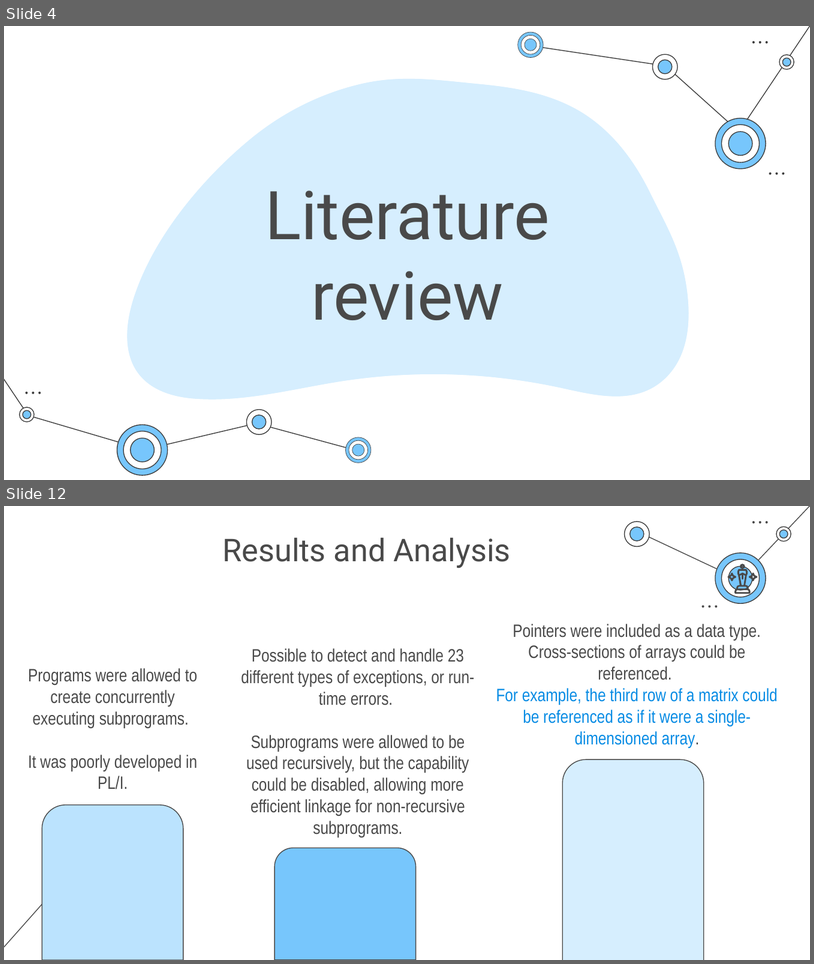
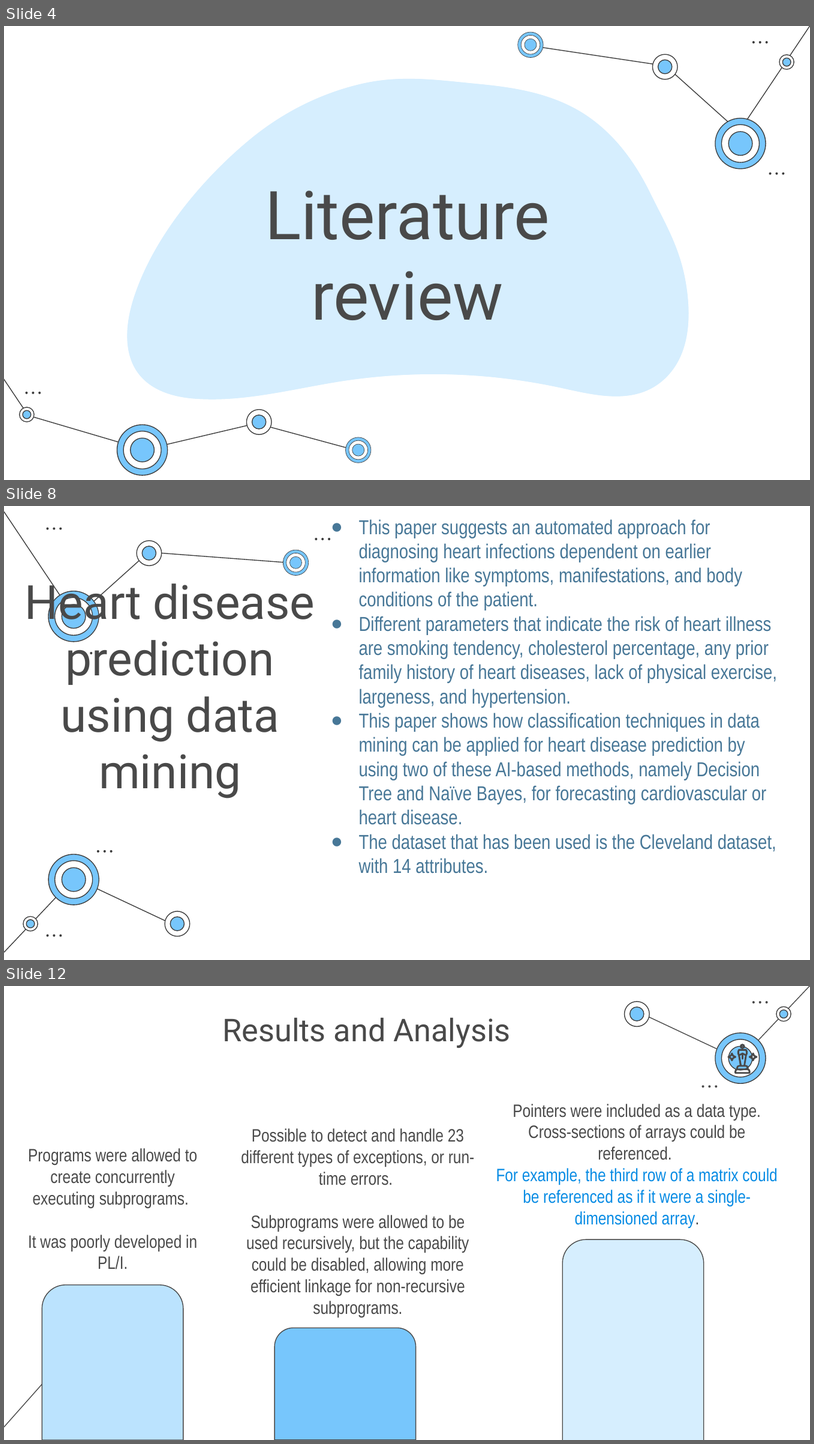
Before and after one commit to NAyeshaKhan/Heart-Disease-Prediction, a slide deck: Heart Disease Prediction System.pptx. Shown one above the other, each under a label of ours: slides 4 and 12 before the commit, slides 4, 8 and 12 after it; the slides between them are not shown. The pictures are 814x964 and 814x1444 pixels, drawn with LibreOffice and Linux fonts; fonts in the diff are those of the drawing. Boxes give left, top, right and bottom in pixels: in the first picture for what was removed or moved away, otherwise in the second. Text is boxed around its words. In the diff, an @@ line names an element or a change of style, - is before the commit and + after.

```diff
--- a/Heart Disease Prediction System.pptx
+++ b/Heart Disease Prediction System.pptx
@@ slide 8 added at (x1=4, y1=506, x2=810, y2=960), background #FFFFFF @@
@@ line added from (4, 511) to (74, 616), #3D3D3D 0.75 pt @@
@@ text added at (x1=359, y1=519, x2=777, y2=873), 18 pt, text #477797 @@
+● This paper suggests an automated approach for diagnosing heart infections dependent on earlier information like symptoms, manifestations, and body conditions of the patient.
+● Different parameters that indicate the risk of heart illness are smoking tendency, cholesterol percentage, any prior family history of heart diseases, lack of physical exercise, largeness, and hypertension.
+● This paper shows how classification techniques in data mining can be applied for heart disease prediction by using two of these AI-based methods, namely Decision Tree and Naïve Bayes, for forecasting cardiovascular or heart disease.
+● The dataset that has been used is the Cleveland dataset, with 14 attributes.
@@ ellipse added at (x1=47, y1=528, x2=49, y2=530), fill #3D3D3D @@
@@ ellipse added at (x1=53, y1=528, x2=56, y2=530), fill #3D3D3D @@
@@ ellipse added at (x1=60, y1=528, x2=62, y2=530), fill #3D3D3D @@
@@ ellipse added at (x1=315, y1=537, x2=318, y2=540), fill #3D3D3D @@
@@ ellipse added at (x1=322, y1=537, x2=324, y2=540), fill #3D3D3D @@
@@ ellipse added at (x1=328, y1=537, x2=330, y2=540), fill #3D3D3D @@
@@ line added from (75, 618) to (149, 553), #3D3D3D 0.75 pt @@
@@ group added at (x1=136, y1=540, x2=162, y2=565): 4 freeform shapes @@
@@ line added from (149, 552) to (297, 563), #3D3D3D 0.75 pt @@
@@ freeform shape added at (x1=283, y1=550, x2=309, y2=576), fill #77C6FC @@
@@ freeform shape added at (x1=283, y1=550, x2=309, y2=576), fill #3D3D3D @@
@@ freeform shape added at (x1=286, y1=553, x2=306, y2=572), fill #FFFFFF @@
@@ freeform shape added at (x1=286, y1=553, x2=306, y2=572), fill #3D3D3D @@
@@ freeform shape added at (x1=290, y1=556, x2=302, y2=568), fill #3D3D3D @@
@@ freeform shape added at (x1=290, y1=557, x2=302, y2=569), fill #77C6FC @@
@@ title added at (x1=25, y1=576, x2=315, y2=798), 42 pt, text #494949 @@
+Heart disease prediction using data mining
@@ group added at (x1=48, y1=591, x2=100, y2=642): 6 freeform shapes @@
@@ ellipse added at (x1=84, y1=652, x2=86, y2=654), fill #3D3D3D @@
@@ ellipse added at (x1=90, y1=652, x2=93, y2=654), fill #3D3D3D @@
@@ ellipse added at (x1=97, y1=652, x2=99, y2=654), fill #3D3D3D @@
@@ ellipse added at (x1=97, y1=850, x2=99, y2=852), fill #3D3D3D @@
@@ ellipse added at (x1=103, y1=850, x2=105, y2=852), fill #3D3D3D @@
@@ ellipse added at (x1=110, y1=850, x2=112, y2=852), fill #3D3D3D @@
@@ line added from (4, 952) to (74, 879), #3D3D3D 0.75 pt @@
@@ group added at (x1=48, y1=853, x2=100, y2=905): 6 freeform shapes @@
@@ line added from (74, 878) to (176, 925), #3D3D3D 0.75 pt @@
@@ group added at (x1=23, y1=916, x2=38, y2=931): 4 freeform shapes @@
@@ group added at (x1=164, y1=911, x2=190, y2=937): 4 freeform shapes @@
@@ ellipse added at (x1=47, y1=934, x2=49, y2=937), fill #3D3D3D @@
@@ ellipse added at (x1=53, y1=934, x2=56, y2=937), fill #3D3D3D @@
@@ ellipse added at (x1=60, y1=934, x2=62, y2=937), fill #3D3D3D @@
```
Also in this commit, not shown: 7 slides changed, 4 other slides added, 2 slides removed.
